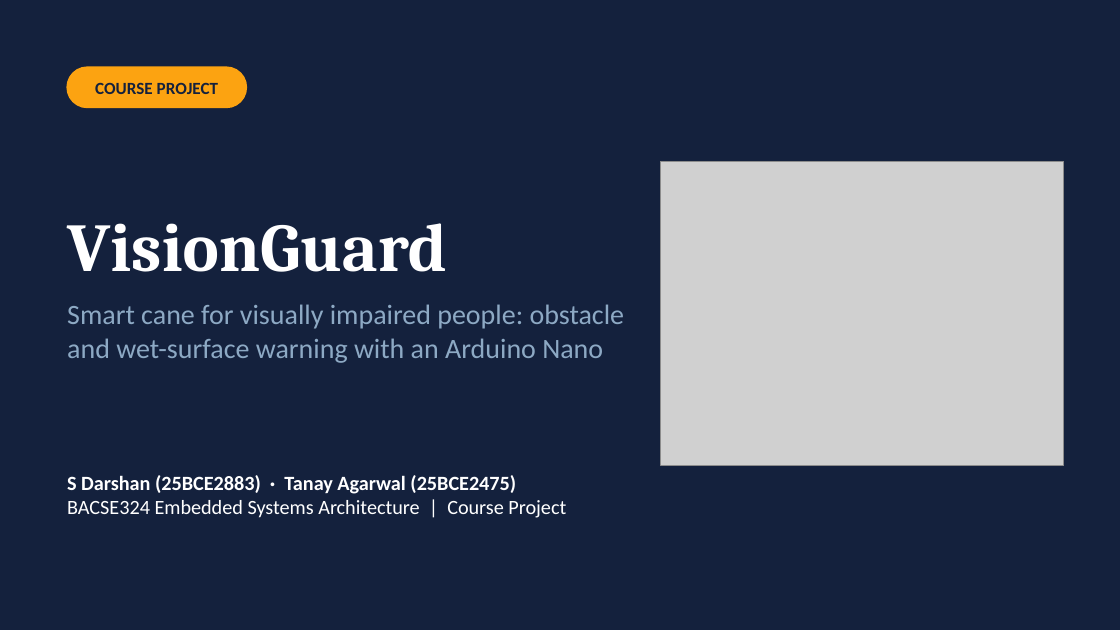
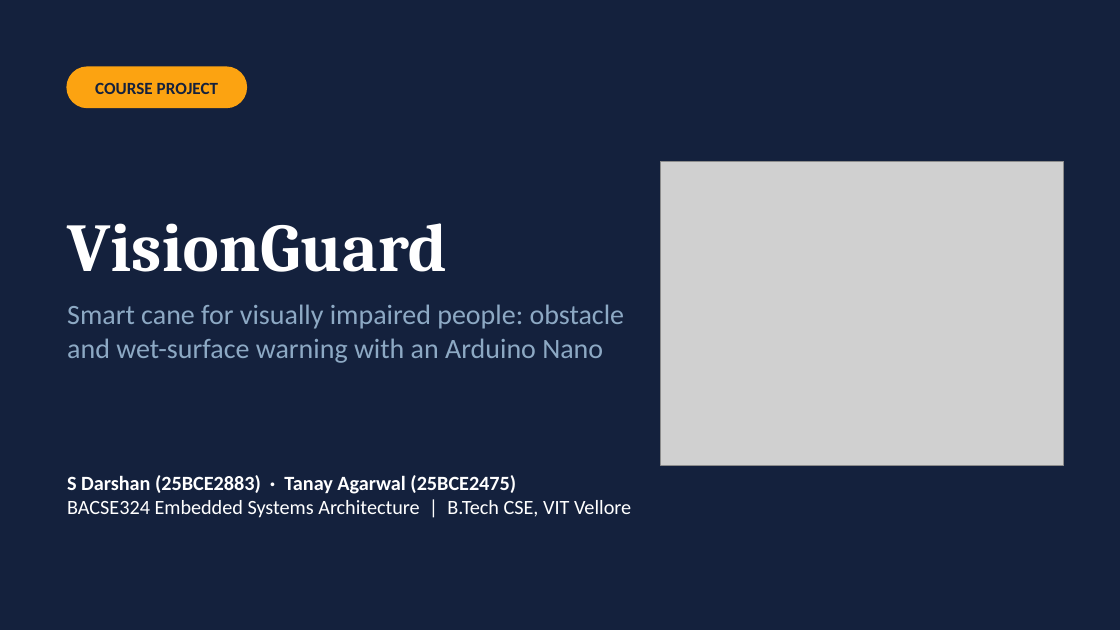
Before and after one commit to darshanpvt007-afk/visionguard-smart-cane, a slide deck: slide 1 of docs/VisionGuard_Presentation.pptx. Drawn at 1120x630 pixels with LibreOffice and Linux fonts; fonts in the diff are those of the drawing; grey boxes stand for pictures. Boxes give left, top, right and bottom in pixels: in the first picture for what was removed or moved away, otherwise in the second. Text is boxed around its words. In the diff, an @@ line names an element or a change of style, - is before the commit and + after.

```diff
--- a/docs/VisionGuard_Presentation.pptx
+++ b/docs/VisionGuard_Presentation.pptx
@@ text at (67, 500, 631, 518): text changed @@
-BACSE324 Embedded Systems Architecture | Course Project
+BACSE324 Embedded Systems Architecture | B.Tech CSE, VIT Vellore
```
Also in this commit, not shown: 5 other files.
